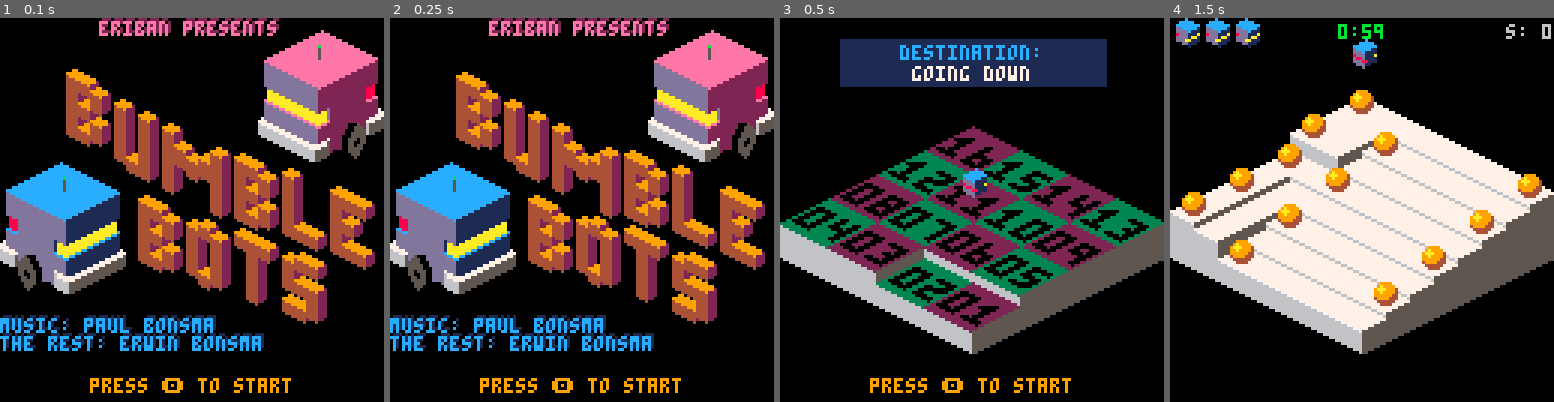
Above: before the commit, frames 1-4 (left to right).
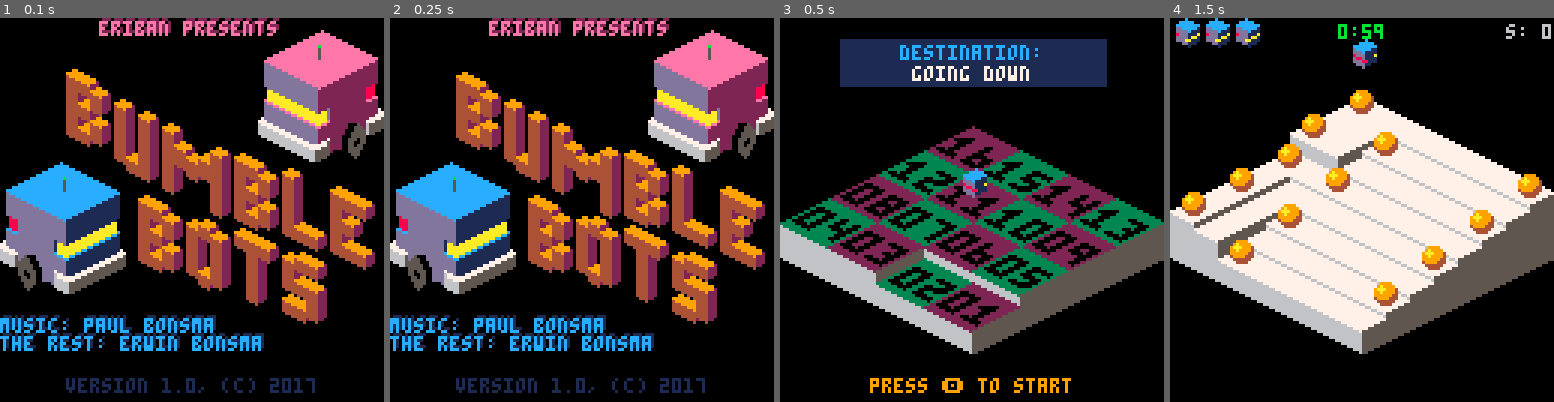
Above: after the commit, the same moments.

Repository: erwinbonsma/BumbleBotsPico8
Game: PICO-8 cartridge rolmops.p8
Same seed, same stepped clock (60 frames per second), same inputs: the game is played once before the commit and once after it.
Inputs:
- Up to frame 1 (0.1 s): no input
- Up to frame 2 (0.25 s): no input
- Up to frame 3 (0.5 s): tap O (Z key) at 0.33 s
- Up to frame 4 (1.5 s): tap O (Z key) at 0.7, 1.43 s

The runs differ from the first frame. In frame 1, 1.3% of the frame differs, in the area x 17-83%, y 93-98%; in frame 2, 1.3%; in frame 3, nothing differs; in frame 4, nothing differs.

Commit message:
Prepared for Version 1.0 release
Bumped version to 1.0 and updated label.

Various minor improvements:
Updated start screen to flash version and copyright for first second.
Updated first two comment lines for better presentation in Splore.
Renamed level "Cottage" to "Spring cleaning".
Fixed message dialog wrapping so wrapped line can fully fill the screen.
Improved "level unlocked" message to look better (given limit width of dialog).
Bumped cartdata minor version to reflect not setting maxlevel anymore.

Diff:
--- a/rolmops.p8
+++ b/rolmops.p8
@@ -1,10 +1,11 @@
 pico-8 cartridge // http://www.pico-8.com
 version 10
 __lua__
--- bumble bots
--- (c) 2017, erwin bonsma
-
-version="0.8"
+-- bumble bots, an action puzzle game
+-- eriban
+-- (c) 2017
+
+version="1.0"
 
 col_delta={1,0,-1}
 row_delta={0,1,0}
@@ -65,7 +66,7 @@
   name="seasick",
   packed="map_def={24,24,8,8,1,180,12},objects={{2,2},{9,2},{2,9},{9,9},{3,3,1,6,5},{8,3,2,6,6},{8,8,3,5,6},{3,8,4,5,5}},movers={{5,8},{4,2},{7,2},{3,2,2},{2,3,2},{8,2,2},{9,3,2},{2,8,2},{3,9,2},{9,8,2},{8,9,2}}"
  },{
-  name="cottage",
+  name="spring cleaning",
   packed="map_def={0,24,8,8,1,-240,50},objects={{2,8},{2,7,6,10},{2,9,6,13},{3,9,6,13},{9,5,6,13},{9,6,6,13},{9,7,6,13},{4,9,1,7,9},{5,9,3,9,9}},movers={{2,2},{9,9,1},{4,9,1},{4,7,2},{3,5,1},{2,3,2},{3,3,1},{4,3,1},{5,3,1},{6,3,2},{6,2,2}}"
  },{
   name="warehouse",
@@ -363,7 +364,7 @@
   local p=#msg
   if p>line_len then
    --wrap line
-   p=line_len
+   p=line_len+1
    --wrap at space if possible
    while sub(msg,p,p)!=" " and p>0 do
     p-=1
@@ -517,17 +518,21 @@
  spr(160,80,4,6,6,true)
  pal()
 
+ --uncomment next line to generate label
+ --clock=0
+
  draw_3d_title()
 
  print_2d("eriban presents",33,1,2,14)
-
- --print("wip",116,100,1)
- --print(version,116,106,1)
 
  print_2d("music: paul bonsma",0,100,1,12)
  print_2d("the rest: erwin bonsma",0,106,1,12)
 
- print_await_key("start",clock>300)
+ if clock<30 then
+  center_print("version "..version..", (c) 2017",120,1)
+ else
+  print_await_key("start",clock>300)
+ end
 end
 
 function mainscreen_update()
@@ -663,7 +668,7 @@
 function new_cartdata_mgr()
  local me={}
  local vmajor=1
- local vminor=0
+ local vminor=1
 
  --init
  cartdata("eriban_bumblebots")
@@ -2813,17 +2818,20 @@
      game.level_num,
      score-lvl.initial_score
     )
-    local msg
+    local msgs
     local newmax=cartdata_mgr.max_level()
     if oldmax!=newmax then
-     msg="unlocked level "..newmax
-     msg=msg..": "..level_defs[newmax].name
+     msgs={
+      "level unlocked:",
+      ""..newmax.."-"
+      ..level_defs[newmax].name
+     }
     elseif newhi then
-     msg="new level hi!"
+     msgs={"new level hi!"}
     else
-     msg="bumble on!"
+     msgs={"bumble on..."}
     end
-    msg_box.append({msg})
+    msg_box.append(msgs)
    end
   end
 
Not shown, changed: the thumbnail (__label__) section of rolmops.p8
